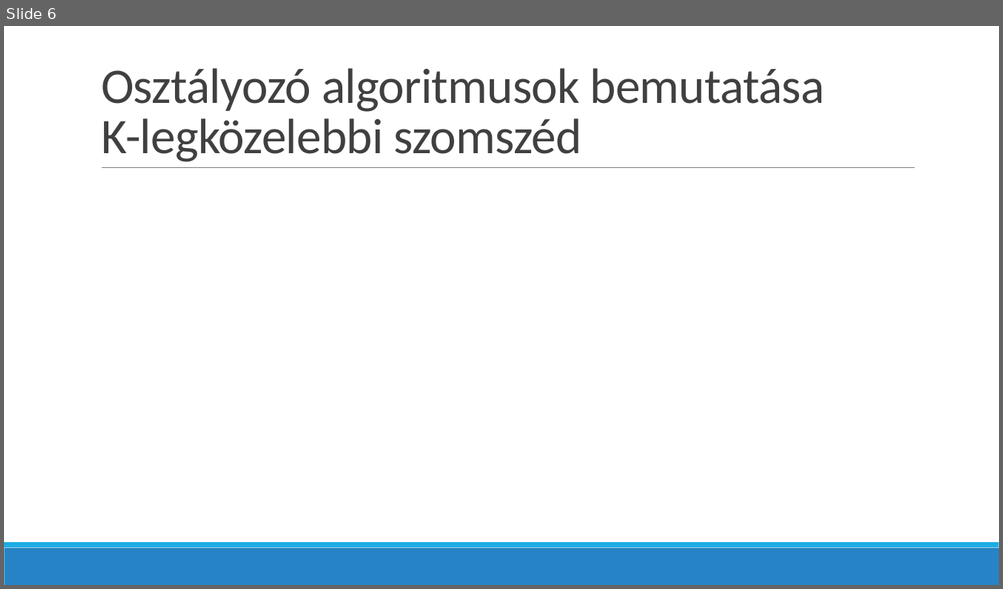
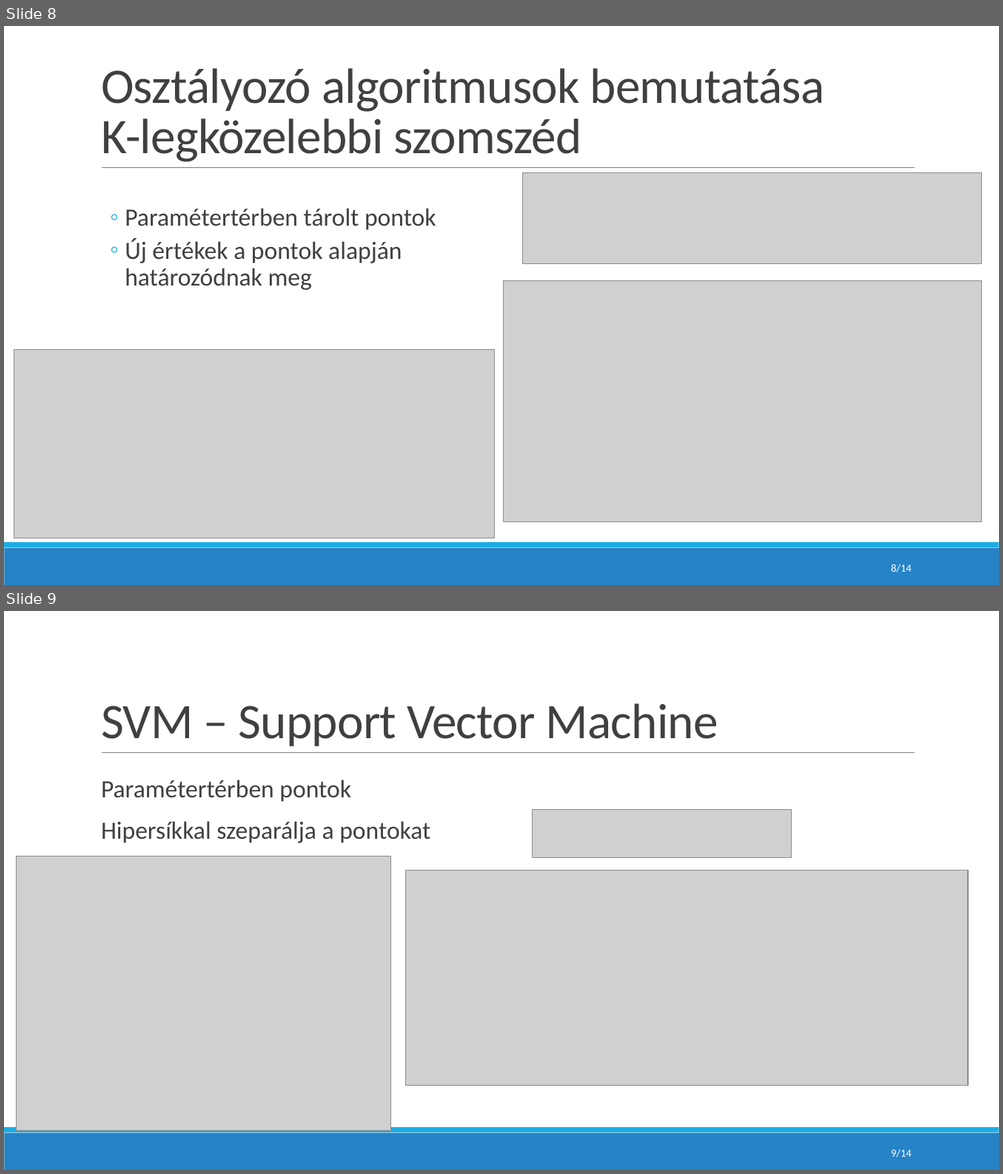
Before and after one commit to koojozsef/AI-project-for-university, a slide deck: doc/Presentation.pptx. Shown one above the other, each under a label of ours: slide 6 before the commit, slides 8 and 9 after it. The pictures are 1003x589 and 1003x1174 pixels, drawn with LibreOffice and Linux fonts; fonts in the diff are those of the drawing; grey boxes stand for pictures. Boxes give left, top, right and bottom in pixels: in the first picture for what was removed or moved away, otherwise in the second. Text is boxed around its words. In the diff, an @@ line names an element or a change of style, - is before the commit and + after.

```diff
--- a/doc/Presentation.pptx
+++ b/doc/Presentation.pptx
@@ slide 9 added at [4, 611, 999, 1170], background #FFFFFF; not listed: 3 template elements that a slide beside it also shows @@
@@ title added at [101, 703, 718, 746], 48 pt, text #404040 @@
+SVM – Support Vector Machine
@@ text added at [101, 780, 430, 843], 24 pt, text #404040 @@
+  Paramétertérben pontok
+  Hipersíkkal szeparálja a pontokat
@@ picture added at [532, 809, 791, 858] @@
@@ picture added at [17, 856, 391, 1130] @@
@@ picture added at [406, 870, 968, 1085] @@
@@ page number added at [891, 1150, 911, 1158], 10.5 pt, text #FFFFFF @@
+9/14
@@ what was slide 6 is now slide 8 @@
@@ slide 8 changed as well @@
@@ picture added at [523, 173, 982, 264] @@
@@ text added at [125, 208, 436, 290], 24 pt, text #404040 @@
+  ◦ Paramétertérben tárolt pontok
+  ◦ Új értékek a pontok alapján
+    határozódnak meg
@@ picture added at [504, 281, 982, 522] @@
@@ picture added at [14, 350, 494, 539] @@
@@ page number added at [891, 565, 911, 573], 10.5 pt, text #FFFFFF @@
+8/14
```
Also in this commit, not shown: 7 other slides changed, 5 other slides added, 2 slides removed, 2 other files.
